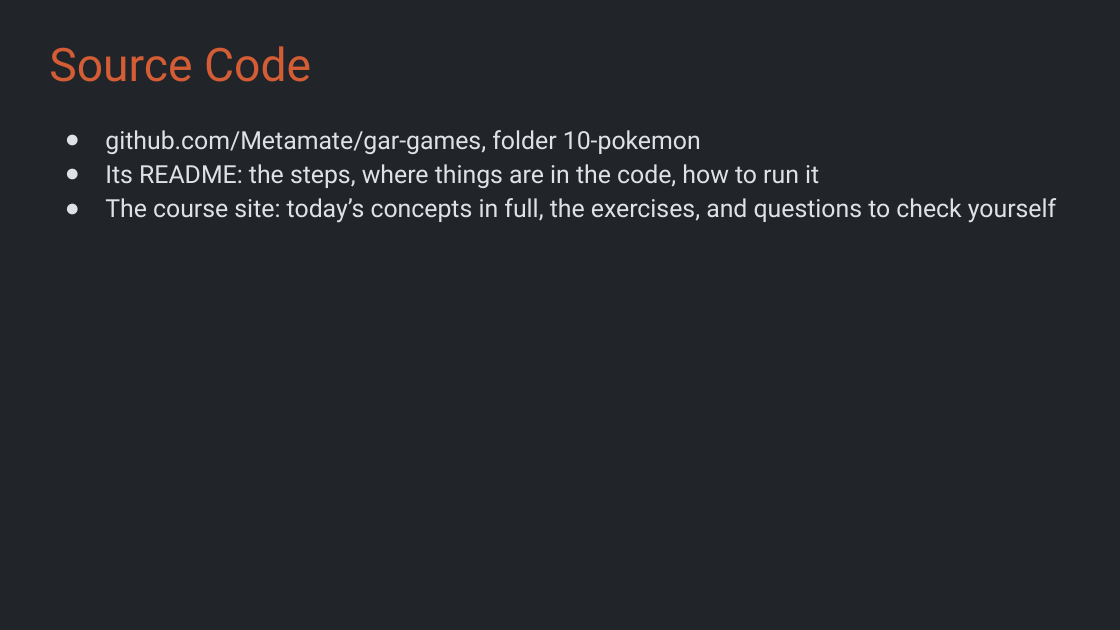
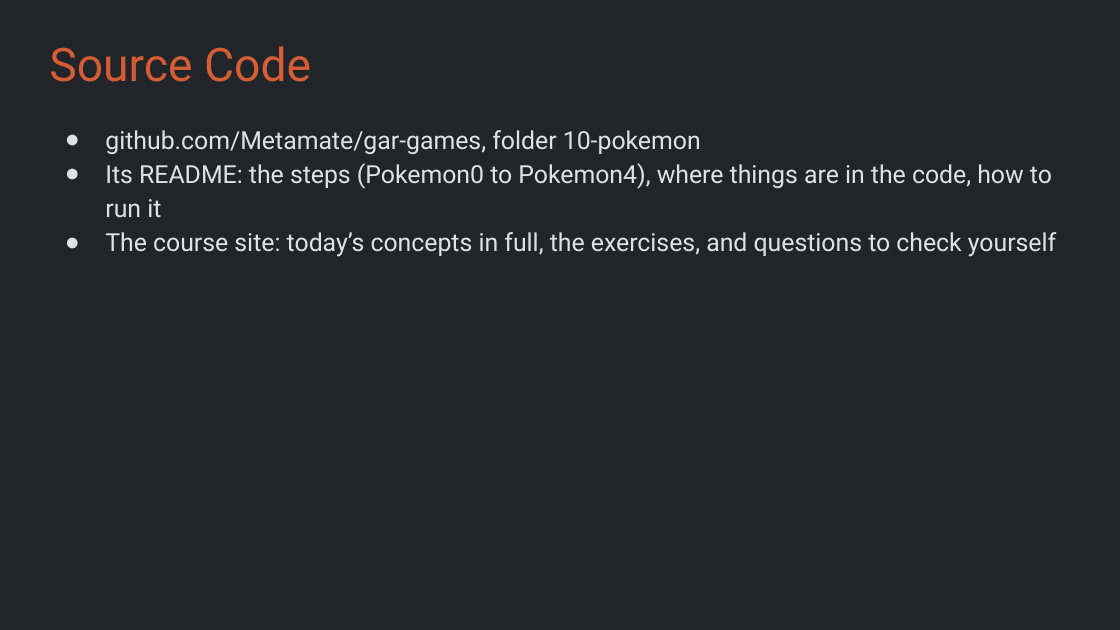
Before and after one commit to Metamate/gar, a slide deck: slide 5 of slides/10 Pokemon.pptx. Drawn at 1120x630 pixels with LibreOffice and Linux fonts; fonts in the diff are those of the drawing. Boxes give left, top, right and bottom in pixels: in the first picture for what was removed or moved away, otherwise in the second. Text is boxed around its words. In the diff, an @@ line names an element or a change of style, - is before the commit and + after.

```diff
--- a/slides/10 Pokemon.pptx
+++ b/slides/10 Pokemon.pptx
@@ text at (x1=105, y1=163, x2=1052, y2=218): text changed @@
-● Its README: the steps, where things are in the code, how to run it
+● Its README: the steps (Pokemon0 to Pokemon4), where things are in the code, how to run it
```
Also in this commit, not shown: 20 other files.
